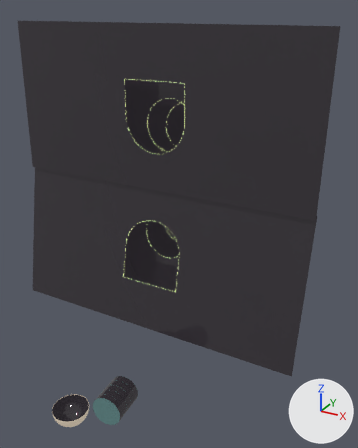
The glTF model scroll2/models/P/Tube4.glb: old version first, new version second.
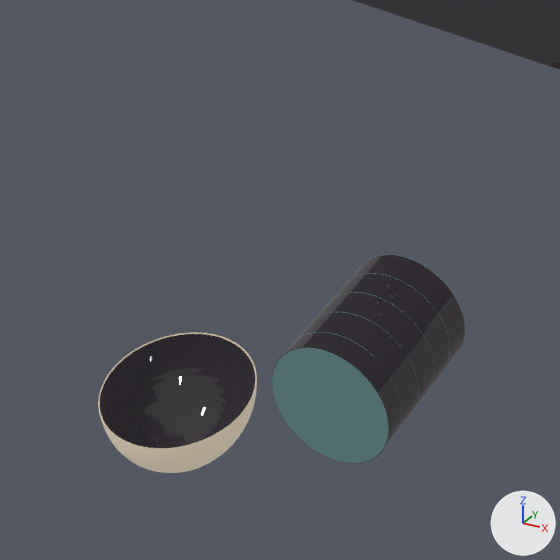
Each version is shown whole from a 50 mm camera at (7.64, -12.9, 5.7) aimed at (0.61, -0.12, -0.69), then close up on the part from 8% to 45% of the width and 71% to 100% of the height. Lighting does not change. The marker at lower right points along +X, +Y and +Z.
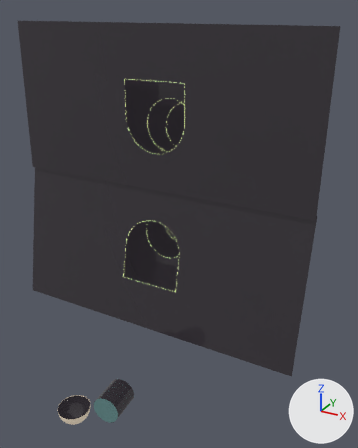
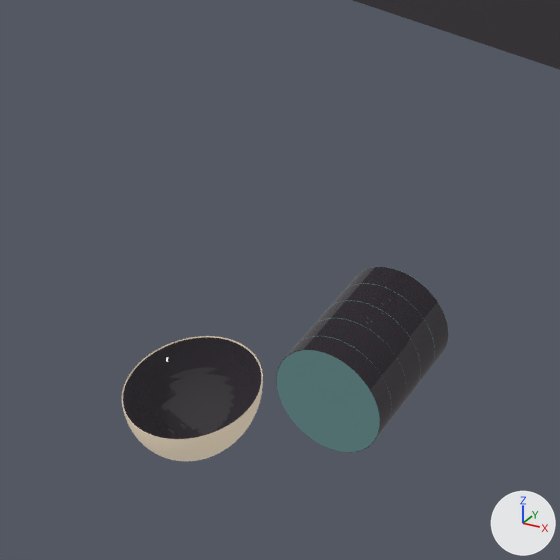
The edits, one by one:
Object 'Cylinder' (ob_cylinder) moves from (0.666, -3.999, -4.741) to (0.628, -4.024, -4.75).
Object 'Cylinder' (ob_cylinder) is rescaled from (0.45, 0.45, 0.542) to (0.401, 0.401, 0.482).
Object 'Cylinder.001' (ob_cylinder_001) moves from (0.71, -4.54, -4.719) to (0.667, -4.505, -4.731).
Object 'Cylinder.001' (ob_cylinder_001) is rescaled from (0.446, 0.446, -0.00113) to (0.397, 0.397, -0.00101).
Object 'Sphere' (ob_sphere) moves from (-0.502, -4.661, -5.036) to (-0.412, -4.613, -5.013).
Object 'Sphere' (ob_sphere) is rescaled from (0.527, 0.517, 0.532) to (0.469, 0.461, 0.474).
Object 'Sphere.001' (ob_sphere_001) moves from (-0.502, -4.661, -5.031) to (-0.412, -4.614, -5.009).
Object 'Sphere.001' (ob_sphere_001) is rescaled from (0.536, 0.526, 0.541) to (0.477, 0.468, 0.481).
Object 'Circle.016' (ob_circle_016) moves from (-0.502, -4.662, -5.037) to (-0.412, -4.614, -5.014).
Object 'Circle.016' (ob_circle_016) is rescaled from (0.523, 0.53, 0.73) to (0.466, 0.472, 0.65).

Where the change shows, as pixel boxes [x1, y1, x2, y2] in the close-ups (560 x 560 px):
'Cylinder', moved, rescaled (11% narrower, 11% shorter)
    before: [272, 255, 465, 463]
    after: [276, 267, 448, 452]
'Sphere', moved, rescaled (11% narrower, 10% shorter)
    before: [100, 334, 256, 448]
    after: [123, 337, 261, 439]
'Cylinder.001', moved, rescaled (12% narrower, 11% shorter)
    before: [272, 348, 389, 463]
    after: [277, 350, 380, 452]
'Sphere.001', moved, rescaled (11% narrower, 11% shorter)
    before: [98, 332, 257, 473]
    after: [122, 336, 263, 461]
'Circle.016', moved, rescaled (11% narrower, 11% shorter)
    before: [99, 333, 256, 449]
    after: [122, 337, 262, 440]
